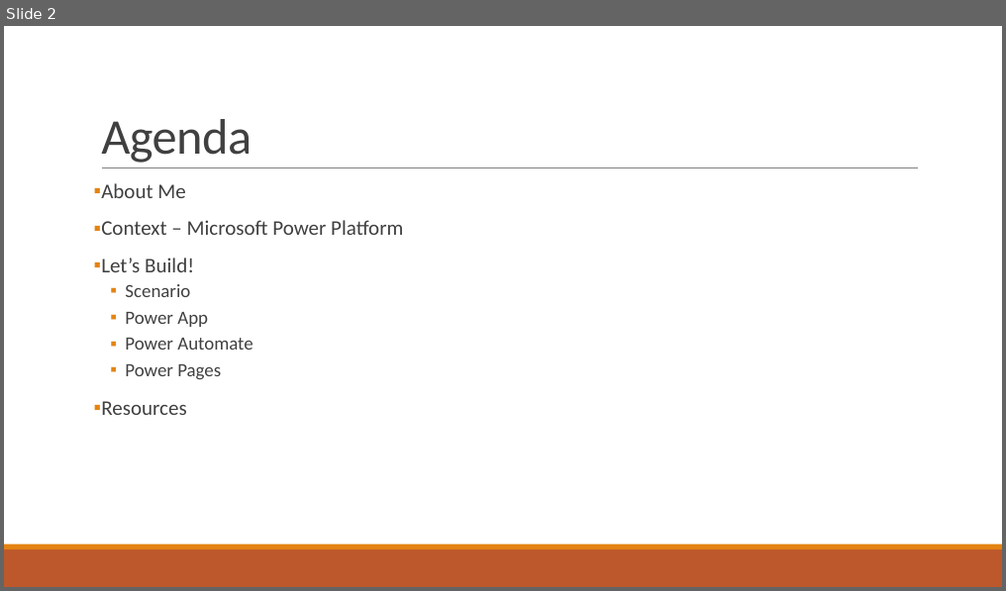
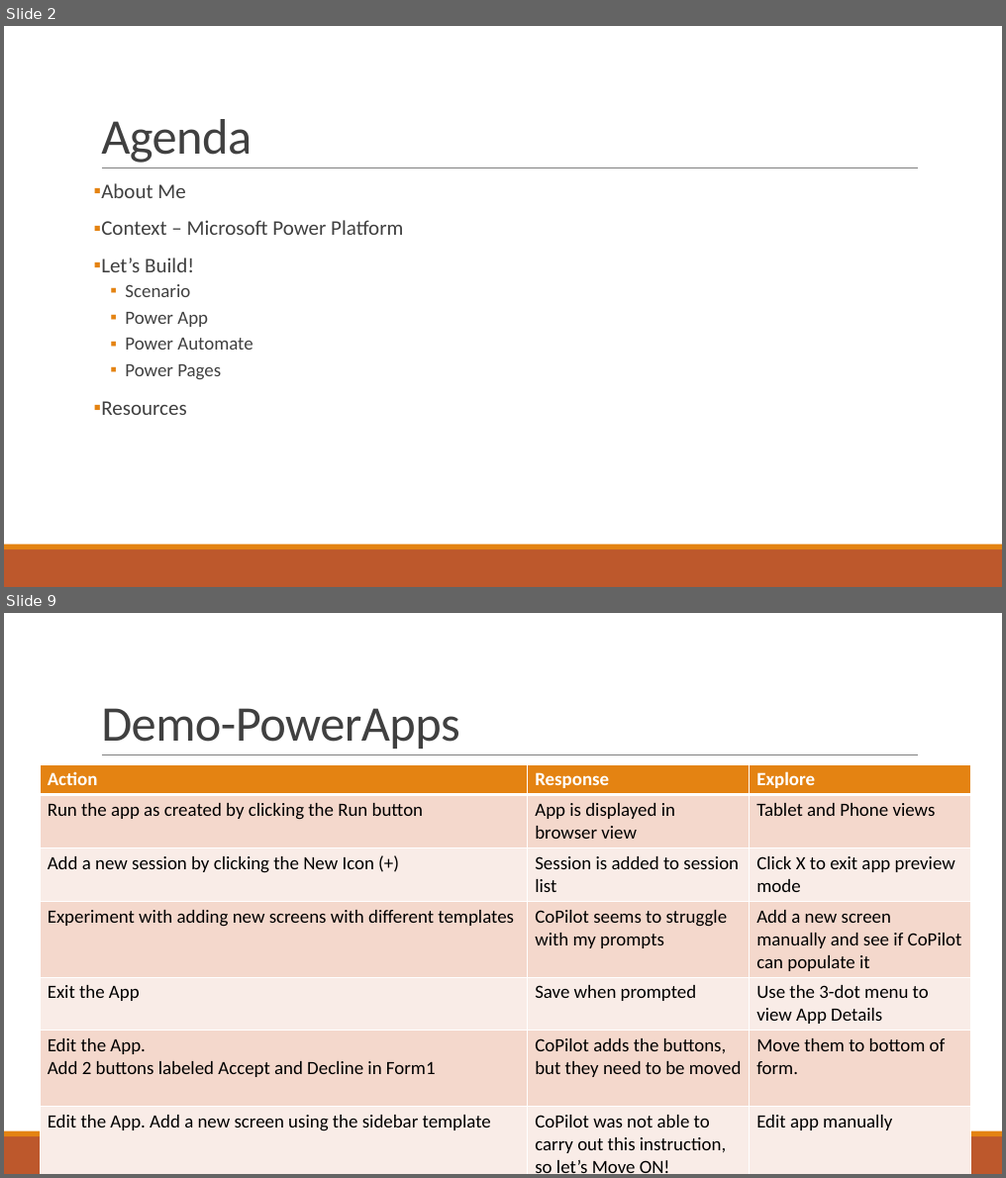
Before and after one commit to eflamm/presentations, a slide deck: Pilot to CoPilot(s).pptx. Shown one above the other, each under a label of ours: slide 2 before the commit, slides 2 and 9 after it; the slides between them are not shown. The pictures are 1006x591 and 1006x1178 pixels, drawn with LibreOffice and Linux fonts; fonts in the diff are those of the drawing. Boxes give left, top, right and bottom in pixels: in the first picture for what was removed or moved away, otherwise in the second. Text is boxed around its words. In the diff, an @@ line names an element or a change of style, - is before the commit and + after.

Commit message:
Finalized presentation and prompts

```diff
--- a/Pilot to CoPilot(s).pptx
+++ b/Pilot to CoPilot(s).pptx
@@ slide 9 added at (4, 613, 1002, 1174), background #FFFFFF; not listed: 3 template elements that a slide beside it also shows @@
@@ title added at (101, 708, 460, 749), 48 pt, text #404040 @@
+Demo-PowerApps
@@ table added at (40, 765, 970, 1174), 7 rows, 3 columns @@
+Action | Response | Explore
+Run the app as created by clicking the Run button | App is displayed in browser view | Tablet and Phone views
+Add a new session by clicking the New Icon (+) | Session is added to session list | Click X to exit app preview mode
+Experiment with adding new screens with different templates | CoPilot seems to struggle with my prompts | Add a new screen manually and see if CoPilot can populate it
+Exit the App | Save when prompted | Use the 3-dot menu to view App Details
+Edit the App. Add 2 buttons labeled Accept and Decline in Form1 | CoPilot adds the buttons, but they need to be moved | Move them to bottom of form.
+Edit the App. Add a new screen using the sidebar template | CoPilot was not able to carry out this instruction, so let’s Move ON! | Edit app manually
```
Also in this commit, not shown: 11 other slides added, 1 other file.
